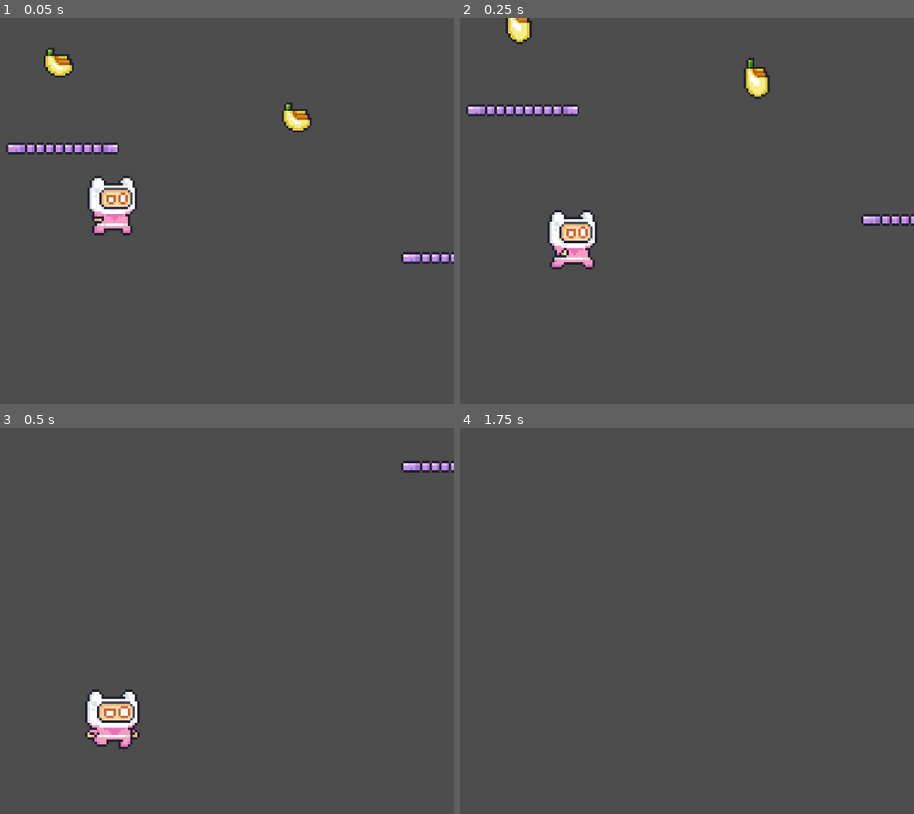
Above: before the commit, frames 1-4 (two rows, left to right).
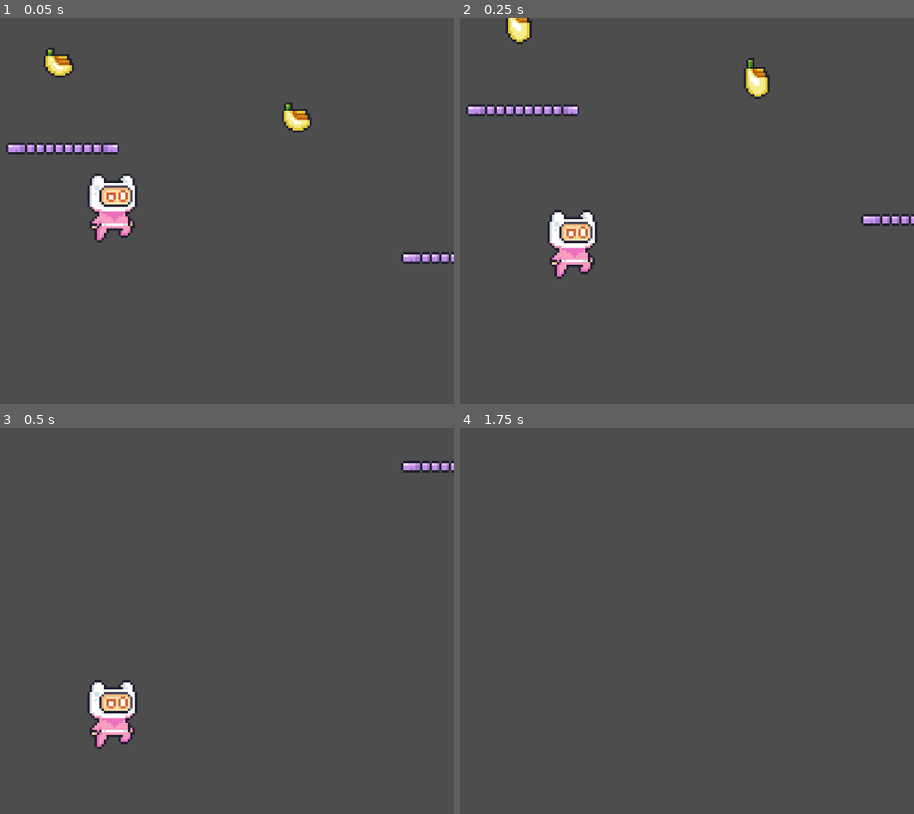
Above: after the commit, the same moments.

Repository: sopip/Godot-first-platformer
Game: Godot game, scene res://Scenes/MainScene.tscn
The game is run twice, just before and just after one commit, with the same random seed, the same clock (stepped at 60 frames per second) and the same inputs.
Inputs:
- Up to frame 1 (0.05 s): no input
- Up to frame 2 (0.25 s): no input
- Up to frame 3 (0.5 s): no input
- Up to frame 4 (1.75 s): tap Enter at 0.5 s; tap A (a) at 0.6 s; tap D (d) at 0.8, 1.35 s; tap W (w) at 1.55 s

The runs differ from the first frame. In frame 1, 0.8% of the frame differs, in the area x 19-31%, y 40-59%; in frame 2, 0.4%; in frame 3, 1.5%, in the area x 18-31%, y 65-84%; in frame 4, nothing differs.

Commit message:
double jump

Diff:
--- a/Scenes/player.tscn
+++ b/Scenes/player.tscn
@@ -1,10 +1,35 @@
-[gd_scene load_steps=31 format=3 uid="uid://du8c4c3ryx7y3"]
+[gd_scene load_steps=38 format=3 uid="uid://du8c4c3ryx7y3"]
 
 [ext_resource type="Script" path="res://Scripts/Player.gd" id="1_j8458"]
 [ext_resource type="Texture2D" uid="uid://c55pls6yslmi7" path="res://Assets/Main Characters/Pink Man/Idle (32x32).png" id="1_yraps"]
+[ext_resource type="Texture2D" uid="uid://cimdxwnkhadxt" path="res://Assets/Main Characters/Pink Man/Double Jump (32x32).png" id="2_w0hci"]
 [ext_resource type="Texture2D" uid="uid://c7w1ao23xsfsq" path="res://Assets/Main Characters/Pink Man/Jump (32x32).png" id="3_5mmhj"]
 [ext_resource type="Texture2D" uid="uid://dwdp0sjagj7co" path="res://Assets/Main Characters/Pink Man/Run (32x32).png" id="4_ww5m6"]
 
+[sub_resource type="AtlasTexture" id="AtlasTexture_6oebh"]
+atlas = ExtResource("2_w0hci")
+region = Rect2(0, 0, 32, 32)
+
+[sub_resource type="AtlasTexture" id="AtlasTexture_wucye"]
+atlas = ExtResource("2_w0hci")
+region = Rect2(32, 0, 32, 32)
+
+[sub_resource type="AtlasTexture" id="AtlasTexture_sxfn0"]
+atlas = ExtResource("2_w0hci")
+region = Rect2(64, 0, 32, 32)
+
+[sub_resource type="AtlasTexture" id="AtlasTexture_b8lf4"]
+atlas = ExtResource("2_w0hci")
+region = Rect2(96, 0, 32, 32)
+
+[sub_resource type="AtlasTexture" id="AtlasTexture_ua8ww"]
+atlas = ExtResource("2_w0hci")
+region = Rect2(128, 0, 32, 32)
+
+[sub_resource type="AtlasTexture" id="AtlasTexture_b731i"]
+atlas = ExtResource("2_w0hci")
+region = Rect2(160, 0, 32, 32)
+
 [sub_resource type="AtlasTexture" id="AtlasTexture_h6jet"]
 atlas = ExtResource("1_yraps")
 region = Rect2(0, 0, 32, 32)
@@ -103,6 +128,29 @@
 
 [sub_resource type="SpriteFrames" id="SpriteFrames_d0h3b"]
 animations = [{
+"frames": [{
+"duration": 1.0,
+"texture": SubResource("AtlasTexture_6oebh")
+}, {
+"duration": 1.0,
+"texture": SubResource("AtlasTexture_wucye")
+}, {
+"duration": 1.0,
+"texture": SubResource("AtlasTexture_sxfn0")
+}, {
+"duration": 1.0,
+"texture": SubResource("AtlasTexture_b8lf4")
+}, {
+"duration": 1.0,
+"texture": SubResource("AtlasTexture_ua8ww")
+}, {
+"duration": 1.0,
+"texture": SubResource("AtlasTexture_b731i")
+}],
+"loop": true,
+"name": &"double_jump",
+"speed": 11.0
+}, {
 "frames": [{
 "duration": 1.0,
 "texture": SubResource("AtlasTexture_h6jet")
@@ -202,8 +250,9 @@
 
 [node name="AnimatedSprite2D" type="AnimatedSprite2D" parent="."]
 sprite_frames = SubResource("SpriteFrames_d0h3b")
-animation = &"jump"
+animation = &"idle"
 autoplay = "idle"
+frame_progress = 0.560792
 
 [node name="CollisionShape2D" type="CollisionShape2D" parent="."]
 position = Vector2(0, 4)
--- a/Scripts/Player.gd
+++ b/Scripts/Player.gd
@@ -3,10 +3,26 @@
 const SPEED = 150.0
 const JUMP_VELOCITY = -300.0
 
+const DOUBLETAP_DELAY = .25
+var doubletap_time = DOUBLETAP_DELAY
+var last_keycode = 0
+
 # Get the gravity from the project settings to be synced with RigidBody nodes.
 var gravity = ProjectSettings.get_setting("physics/2d/default_gravity")
 
 @onready var animated_sprite = $AnimatedSprite2D
+
+func _process(delta):
+	doubletap_time -= delta
+
+func _input(event):
+	if event is InputEventKey and event.is_pressed():
+		if last_keycode == event.keycode and doubletap_time >= 0:
+			print("DOUBLETAP: ", String.chr(event.keycode))
+			last_keycode = 0
+		else:
+			last_keycode = event.keycode
+		doubletap_time = DOUBLETAP_DELAY
 
 func _physics_process(delta):
 	# Add the gravity.
@@ -32,7 +48,7 @@
 		else:
 			animated_sprite.play("run")
 	else:
-		animated_sprite.play("run")
+		animated_sprite.play("jump")
 
 	if direction:
 		velocity.x = direction * SPEED
